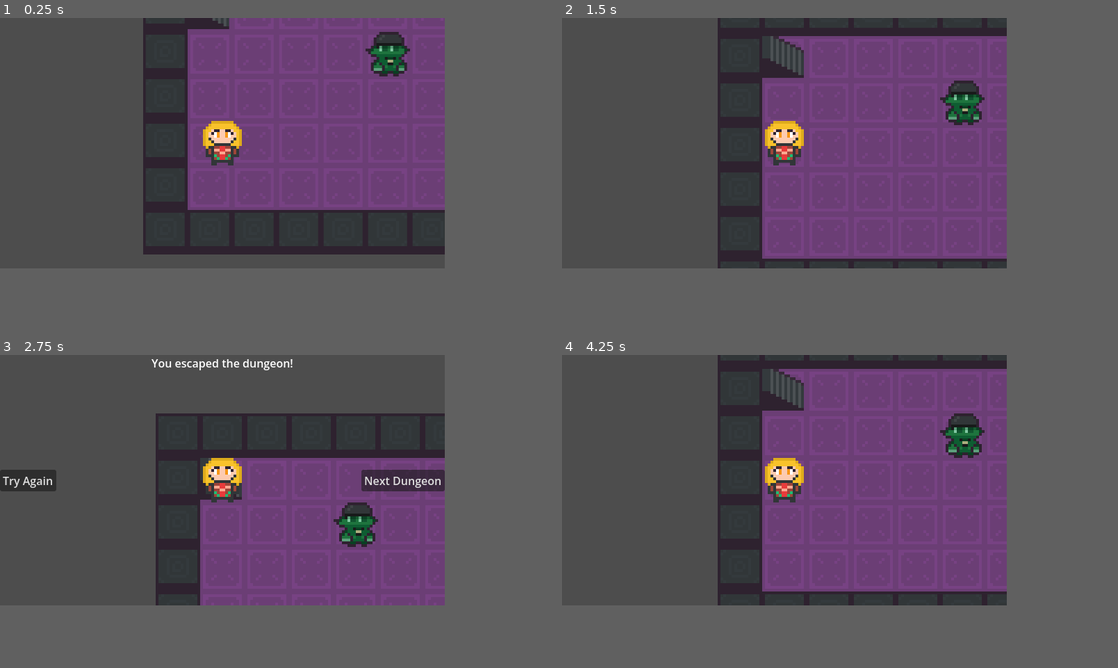
Above: before the commit, frames 1-4 (two rows, left to right).
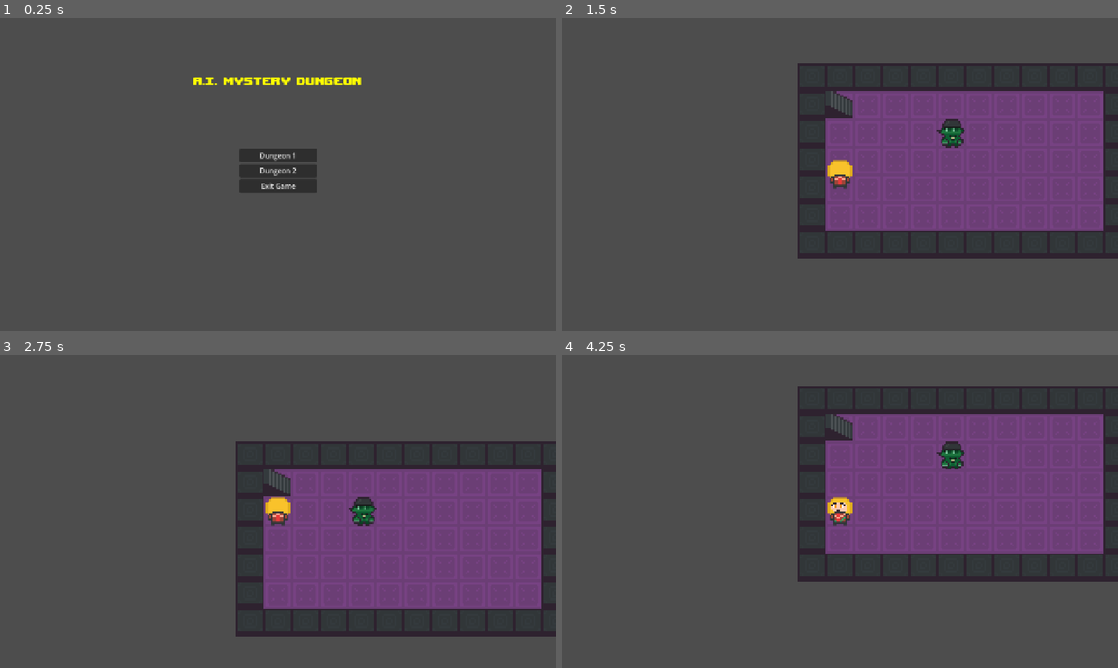
Above: after the commit, the same moments.

Repository: adamchacs/CPSC-481-Capstone-Project
Game: Godot game, scene res://TitleScreen.tscn
Two runs of this game, one before a commit and one after it. Both use one fixed random seed, a clock stepped at 60 frames per second and the inputs below. Before the commit the project starts from res://Dungeon1.tscn.
Inputs (mouse positions are in pixels of both pictures, inside the frame that each line leads up to):
- Up to frame 1 (0.25 s): no input
- Up to frame 2 (1.5 s): click (784, 127) at 0.5 s, where only the run after the commit has a clickable "Dungeon 1"
- Up to frame 3 (2.75 s): no input
- Up to frame 4 (4.25 s): click (589, 480) at 2.75 s, where only the run before the commit has a clickable "Try Again"; click (578, 480) at 3.5 s, where only the run after the commit has a clickable "Try Again"
In our replay, the window is 640x360 before the commit and 800x450 after it. These sizes can differ from the game's own. Grey fills any space a smaller window leaves; there, only what the larger window draws over its background counts as a difference.

The runs differ from the first frame. In frame 1, 41% of the frame differs, in the area x 25-80%, y 0-76%; in frame 2, 41%; in frame 3, 35%; in frame 4, 41%.

Commit message:
Presentation Ready Push

Diff:
--- a/DungeonExit.tscn
+++ b/DungeonExit.tscn
@@ -2,6 +2,7 @@
 
 [ext_resource type="Script" uid="uid://cjgekcacjjfcp" path="res://dungeon_exit.gd" id="1_8rx7q"]
 [ext_resource type="Texture2D" uid="uid://dcgl8wfsn0qvp" path="res://Textures/stairs.png" id="2_nocyi"]
+[ext_resource type="LabelSettings" uid="uid://dx330rixvvrae" path="res://new_label_settings.tres" id="3_7e7dw"]
 
 [sub_resource type="RectangleShape2D" id="RectangleShape2D_egoue"]
 size = Vector2(65, 65)
@@ -29,11 +30,13 @@
 anchors_preset = 5
 anchor_left = 0.5
 anchor_right = 0.5
-offset_left = -102.0
-offset_right = 102.0
-offset_bottom = 23.0
+offset_left = -225.0
+offset_top = 36.0
+offset_right = 255.0
+offset_bottom = 69.0
 grow_horizontal = 2
 text = "You escaped the dungeon!"
+label_settings = ExtResource("3_7e7dw")
 
 [node name="NextButton" type="Button" parent="Win" unique_id=963424440]
 anchors_preset = 6
@@ -58,6 +61,15 @@
 grow_vertical = 2
 text = "Try Again"
 
+[node name="Button" type="Button" parent="Win" unique_id=595535229]
+offset_left = 605.0
+offset_top = 545.0
+offset_right = 703.0
+offset_bottom = 576.0
+size_flags_vertical = 8
+text = "Quit Game"
+
 [connection signal="body_entered" from="PlayerDetector" to="." method="_on_player_detector_body_entered"]
 [connection signal="pressed" from="Win/NextButton" to="." method="_on_next_button_pressed"]
 [connection signal="pressed" from="Win/RestartButton" to="." method="_on_restart_button_pressed"]
+[connection signal="pressed" from="Win/Button" to="." method="_on_button_pressed"]
--- a/Player.tscn
+++ b/Player.tscn
@@ -1,10 +1,157 @@
 [gd_scene format=3 uid="uid://bygkw5kmecg5g"]
 
 [ext_resource type="Script" uid="uid://ie2loqpl04gi" path="res://player.gd" id="1_7vfbj"]
-[ext_resource type="Texture2D" uid="uid://fd11ig5vjsiq" path="res://Textures/AIChan.png" id="2_5t3pd"]
+[ext_resource type="Texture2D" uid="uid://dl0cf8lb8xu6m" path="res://Textures/AIChanFull.png" id="2_kpjcp"]
 
 [sub_resource type="CircleShape2D" id="CircleShape2D_mbnix"]
 radius = 28.0713
+
+[sub_resource type="AtlasTexture" id="AtlasTexture_kne1u"]
+atlas = ExtResource("2_kpjcp")
+region = Rect2(0, 0, 72, 72)
+
+[sub_resource type="AtlasTexture" id="AtlasTexture_e80uo"]
+atlas = ExtResource("2_kpjcp")
+region = Rect2(0, 0, 72, 72)
+
+[sub_resource type="AtlasTexture" id="AtlasTexture_cxr5p"]
+atlas = ExtResource("2_kpjcp")
+region = Rect2(0, 72, 72, 72)
+
+[sub_resource type="AtlasTexture" id="AtlasTexture_tdg3f"]
+atlas = ExtResource("2_kpjcp")
+region = Rect2(0, 144, 72, 72)
+
+[sub_resource type="AtlasTexture" id="AtlasTexture_dtqjt"]
+atlas = ExtResource("2_kpjcp")
+region = Rect2(0, 216, 72, 72)
+
+[sub_resource type="AtlasTexture" id="AtlasTexture_5ncpa"]
+atlas = ExtResource("2_kpjcp")
+region = Rect2(0, 288, 72, 72)
+
+[sub_resource type="AtlasTexture" id="AtlasTexture_wi0c6"]
+atlas = ExtResource("2_kpjcp")
+region = Rect2(0, 360, 72, 72)
+
+[sub_resource type="AtlasTexture" id="AtlasTexture_hp6x6"]
+atlas = ExtResource("2_kpjcp")
+region = Rect2(0, 432, 72, 72)
+
+[sub_resource type="AtlasTexture" id="AtlasTexture_3tkgg"]
+atlas = ExtResource("2_kpjcp")
+region = Rect2(0, 504, 72, 72)
+
+[sub_resource type="AtlasTexture" id="AtlasTexture_l6ohk"]
+atlas = ExtResource("2_kpjcp")
+region = Rect2(0, 576, 72, 72)
+
+[sub_resource type="AtlasTexture" id="AtlasTexture_oudfo"]
+atlas = ExtResource("2_kpjcp")
+region = Rect2(0, 648, 72, 72)
+
+[sub_resource type="AtlasTexture" id="AtlasTexture_d6rpx"]
+atlas = ExtResource("2_kpjcp")
+region = Rect2(0, 720, 72, 72)
+
+[sub_resource type="AtlasTexture" id="AtlasTexture_r3kul"]
+atlas = ExtResource("2_kpjcp")
+region = Rect2(0, 792, 72, 72)
+
+[sub_resource type="AtlasTexture" id="AtlasTexture_jatw7"]
+atlas = ExtResource("2_kpjcp")
+region = Rect2(0, 864, 72, 72)
+
+[sub_resource type="AtlasTexture" id="AtlasTexture_rv870"]
+atlas = ExtResource("2_kpjcp")
+region = Rect2(0, 936, 72, 72)
+
+[sub_resource type="AtlasTexture" id="AtlasTexture_efikj"]
+atlas = ExtResource("2_kpjcp")
+region = Rect2(0, 1008, 72, 72)
+
+[sub_resource type="AtlasTexture" id="AtlasTexture_itxgx"]
+atlas = ExtResource("2_kpjcp")
+region = Rect2(0, 1080, 72, 72)
+
+[sub_resource type="SpriteFrames" id="SpriteFrames_cgsek"]
+animations = [{
+"frames": [{
+"duration": 1.0,
+"texture": SubResource("AtlasTexture_kne1u")
+}],
+"loop": false,
+"name": &"default",
+"speed": 5.0
+}, {
+"frames": [{
+"duration": 1.0,
+"texture": SubResource("AtlasTexture_e80uo")
+}, {
+"duration": 1.0,
+"texture": SubResource("AtlasTexture_cxr5p")
+}, {
+"duration": 1.0,
+"texture": SubResource("AtlasTexture_tdg3f")
+}, {
+"duration": 1.0,
+"texture": SubResource("AtlasTexture_dtqjt")
+}],
+"loop": true,
+"name": &"move_down",
+"speed": 3.0
+}, {
+"frames": [{
+"duration": 1.0,
+"texture": SubResource("AtlasTexture_5ncpa")
+}, {
+"duration": 1.0,
+"texture": SubResource("AtlasTexture_wi0c6")
+}, {
+"duration": 1.0,
+"texture": SubResource("AtlasTexture_hp6x6")
+}, {
+"duration": 1.0,
+"texture": SubResource("AtlasTexture_3tkgg")
+}],
+"loop": true,
+"name": &"move_left",
+"speed": 3.0
+}, {
+"frames": [{
+"duration": 1.0,
+"texture": SubResource("AtlasTexture_l6ohk")
+}, {
+"duration": 1.0,
+"texture": SubResource("AtlasTexture_oudfo")
+}, {
+"duration": 1.0,
+"texture": SubResource("AtlasTexture_d6rpx")
+}, {
+"duration": 1.0,
+"texture": SubResource("AtlasTexture_r3kul")
+}],
+"loop": true,
+"name": &"move_right",
+"speed": 3.0
+}, {
+"frames": [{
+"duration": 1.0,
+"texture": SubResource("AtlasTexture_jatw7")
+}, {
+"duration": 1.0,
+"texture": SubResource("AtlasTexture_rv870")
+}, {
+"duration": 1.0,
+"texture": SubResource("AtlasTexture_efikj")
+}, {
+"duration": 1.0,
+"texture": SubResource("AtlasTexture_itxgx")
+}],
+"loop": true,
+"name": &"move_up",
+"speed": 3.0
+}]
 
 [node name="Player" type="CharacterBody2D" unique_id=432063576]
 collision_layer = 6
@@ -14,8 +161,10 @@
 [node name="CollisionShape2D" type="CollisionShape2D" parent="." unique_id=1056003492]
 shape = SubResource("CircleShape2D_mbnix")
 
-[node name="Sprite2D" type="Sprite2D" parent="." unique_id=1078442571]
-texture = ExtResource("2_5t3pd")
+[node name="Sprite2D" type="AnimatedSprite2D" parent="." unique_id=516441737]
+sprite_frames = SubResource("SpriteFrames_cgsek")
+autoplay = "default"
+frame_progress = 1.0
 
 [node name="Camera2D" type="Camera2D" parent="." unique_id=1131297223]
 
--- /dev/null
+++ b/TitleScreen.tscn
@@ -0,0 +1,56 @@
+[gd_scene format=3 uid="uid://b2awbjejpcg3g"]
+
+[ext_resource type="Script" uid="uid://b32s07i1ime10" path="res://title_screen.gd" id="1_pkhjh"]
+[ext_resource type="LabelSettings" uid="uid://dx330rixvvrae" path="res://new_label_settings.tres" id="2_pkhjh"]
+
+[node name="TitleScreen" type="Control" unique_id=547987346]
+layout_mode = 3
+anchors_preset = 15
+anchor_right = 1.0
+anchor_bottom = 1.0
+grow_horizontal = 2
+grow_vertical = 2
+script = ExtResource("1_pkhjh")
+
+[node name="Label" type="Label" parent="." unique_id=1960029330]
+layout_mode = 1
+anchors_preset = 5
+anchor_left = 0.5
+anchor_right = 0.5
+offset_left = -195.0
+offset_top = 127.0
+offset_right = 194.0
+offset_bottom = 160.0
+grow_horizontal = 2
+text = "A.I. Mystery Dungeon"
+label_settings = ExtResource("2_pkhjh")
+
+[node name="VBoxContainer" type="VBoxContainer" parent="." unique_id=176243156]
+layout_mode = 1
+anchors_preset = 8
+anchor_left = 0.5
+anchor_top = 0.5
+anchor_right = 0.5
+anchor_bottom = 0.5
+offset_left = -89.5
+offset_top = -59.5
+offset_right = 89.5
+offset_bottom = 59.5
+grow_horizontal = 2
+grow_vertical = 2
+
+[node name="Dungeon1" type="Button" parent="VBoxContainer" unique_id=605592841]
+layout_mode = 2
+text = "Dungeon 1"
+
+[node name="Dungeon2" type="Button" parent="VBoxContainer" unique_id=641421984]
+layout_mode = 2
+text = "Dungeon 2"
+
+[node name="Quit" type="Button" parent="VBoxContainer" unique_id=1940550970]
+layout_mode = 2
+text = "Exit Game"
+
+[connection signal="pressed" from="VBoxContainer/Dungeon1" to="." method="_on_dungeon_1_pressed"]
+[connection signal="pressed" from="VBoxContainer/Dungeon2" to="." method="_on_dungeon_2_pressed"]
+[connection signal="pressed" from="VBoxContainer/Quit" to="." method="_on_quit_pressed"]
--- a/dungeon_exit.gd
+++ b/dungeon_exit.gd
@@ -24,3 +24,7 @@
 func _on_restart_button_pressed() -> void:
 	get_tree().paused = false
 	get_tree().reload_current_scene()
+
+
+func _on_button_pressed() -> void:
+	get_tree().quit()
--- /dev/null
+++ b/new_label_settings.tres
@@ -0,0 +1,8 @@
+[gd_resource type="LabelSettings" format=3 uid="uid://dx330rixvvrae"]
+
+[ext_resource type="FontFile" uid="uid://bq5lav228xps8" path="res://upheavtt.ttf" id="1_1nvk1"]
+
+[resource]
+font = ExtResource("1_1nvk1")
+font_size = 36
+font_color = Color(1, 1, 0, 1)
--- a/player.gd
+++ b/player.gd
@@ -39,6 +39,14 @@
 		return
 	if !moving:
 		moving  = true
+		if(input_dir == Vector2(-1.0, 0.0)):
+			$Sprite2D.play("move_left")
+		elif(input_dir == Vector2(0.0, -1.0)):
+			$Sprite2D.play("move_up")
+		elif(input_dir == Vector2(1.0,0.0)):
+			$Sprite2D.play("move_right")
+		else:
+			$Sprite2D.play("move_down")
 		myTurn  = false
 		var tween := create_tween()
 		tween.tween_property(self, "position", position + input_dir * 64, 0.35)
--- a/project.godot
+++ b/project.godot
@@ -15,14 +15,15 @@
 [application]
 
 config/name="A.I. Mystery Dungeon"
-run/main_scene="res://Dungeon1.tscn"
+run/main_scene="uid://b2awbjejpcg3g"
 config/features=PackedStringArray("4.6", "Forward Plus")
 config/icon="res://icon.svg"
 
 [display]
 
-window/size/viewport_width=640
-window/size/viewport_height=360
+window/size/viewport_width=1280
+window/size/viewport_height=720
+window/stretch/mode="canvas_items"
 
 [input]
 
--- /dev/null
+++ b/title_screen.gd
@@ -0,0 +1,16 @@
+extends Control
+
+
+
+func _on_dungeon_1_pressed() -> void:
+	get_tree().change_scene_to_file("res://Dungeon1.tscn")
+
+
+
+
+func _on_dungeon_2_pressed() -> void:
+	get_tree().change_scene_to_file("res://Dungeon2.tscn")
+
+
+func _on_quit_pressed() -> void:
+	get_tree().quit()
Binary file added: Textures/AIChanFull.png
Not shown, added: Textures/AIChanFull.png.import
Not shown, added: title_screen.gd.uid
Binary file added: upheavtt.ttf
Not shown, added: upheavtt.ttf.import
Not shown, changed: README.md
